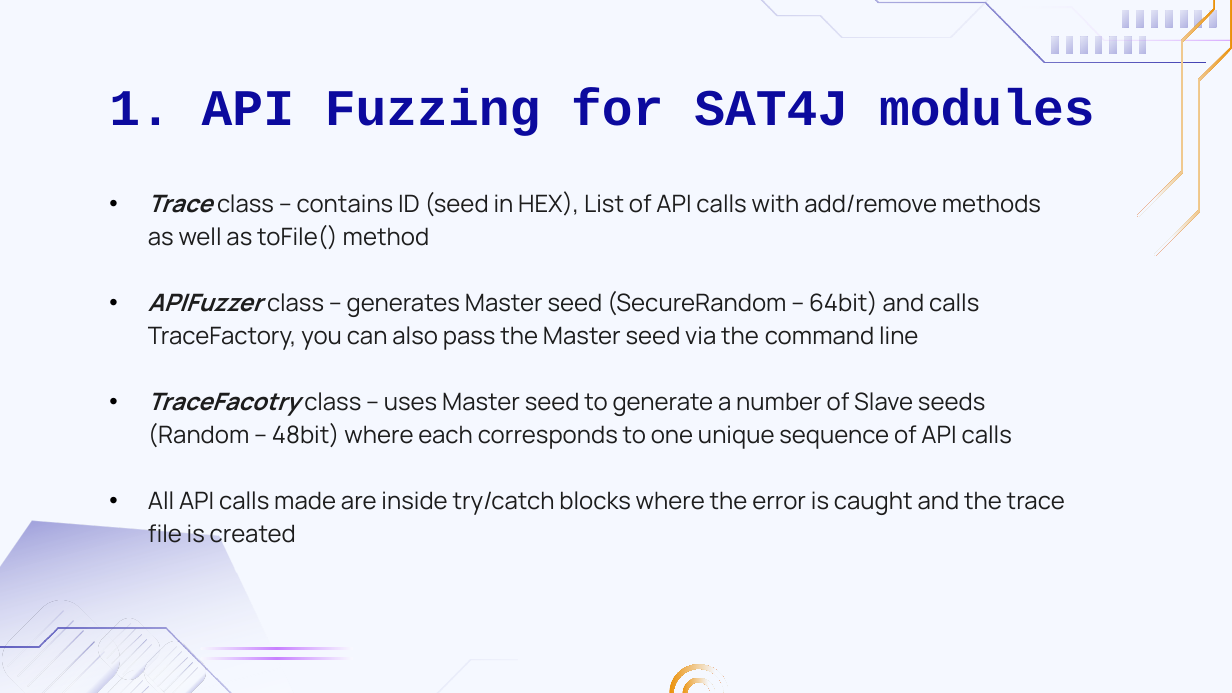
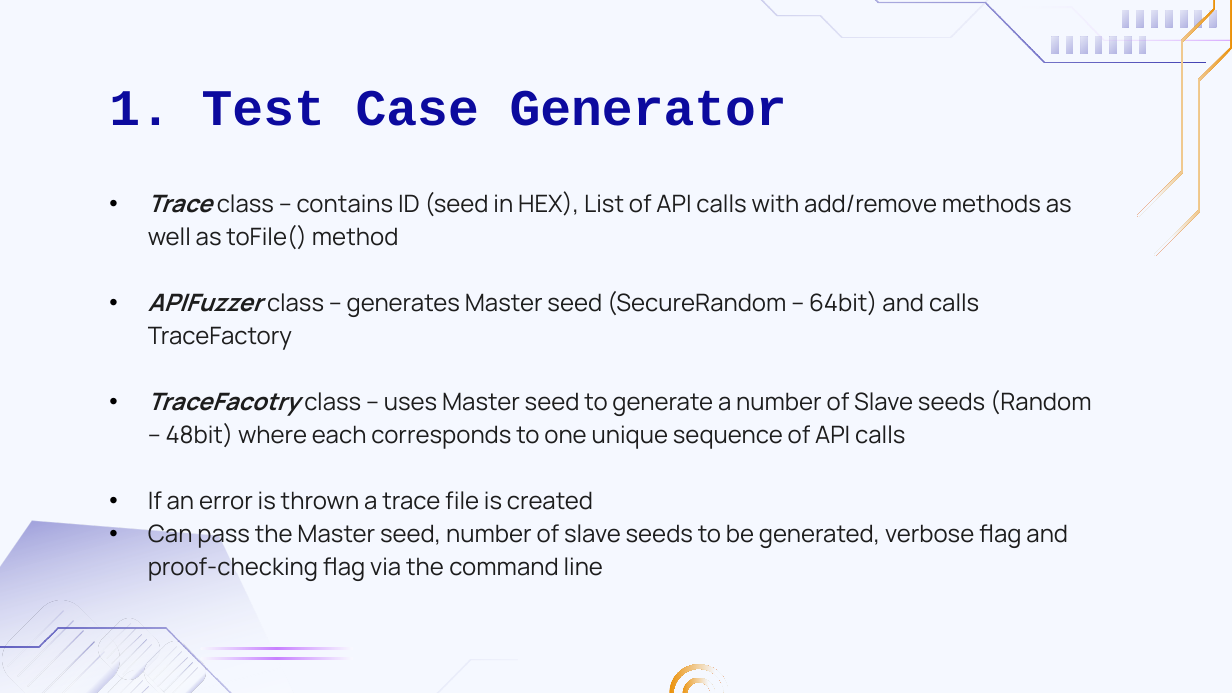
Before and after one commit to Irisi99/SAT4J-API-Fuzzing, a slide deck: slide 11 of Slides.pptx (slide 8 before the commit). Drawn at 1232x693 pixels with LibreOffice and Linux fonts; fonts in the diff are those of the drawing; background and template pictures are left out. Boxes give left, top, right and bottom in pixels: in the first picture for what was removed or moved away, otherwise in the second. Text is boxed around its words. In the diff, an @@ line names an element or a change of style, - is before the commit and + after.

```diff
--- a/Slides.pptx
+++ b/Slides.pptx
@@ title at [109, 90, 787, 126]: text changed @@
-1. API Fuzzing for SAT4J modules
+1. Test Case Generator
@@ text at [148, 291, 979, 350]: text changed @@
-• APIFuzzer class – generates Master seed (SecureRandom – 64bit) and calls TraceFactory, you can also pass the Master seed via the command line
+• APIFuzzer class – generates Master seed (SecureRandom – 64bit) and calls TraceFactory
@@ text at [148, 491, 1068, 581]: text changed @@
-• All API calls made are inside try/catch blocks where the error is caught and the trace file is created
+• If an error is thrown a trace file is created
+• Can pass the Master seed, number of slave seeds to be generated, verbose flag and proof-checking flag via the command line
```
Also in this commit, not shown: 15 other slides changed, 14 slides added, 5 slides removed.
